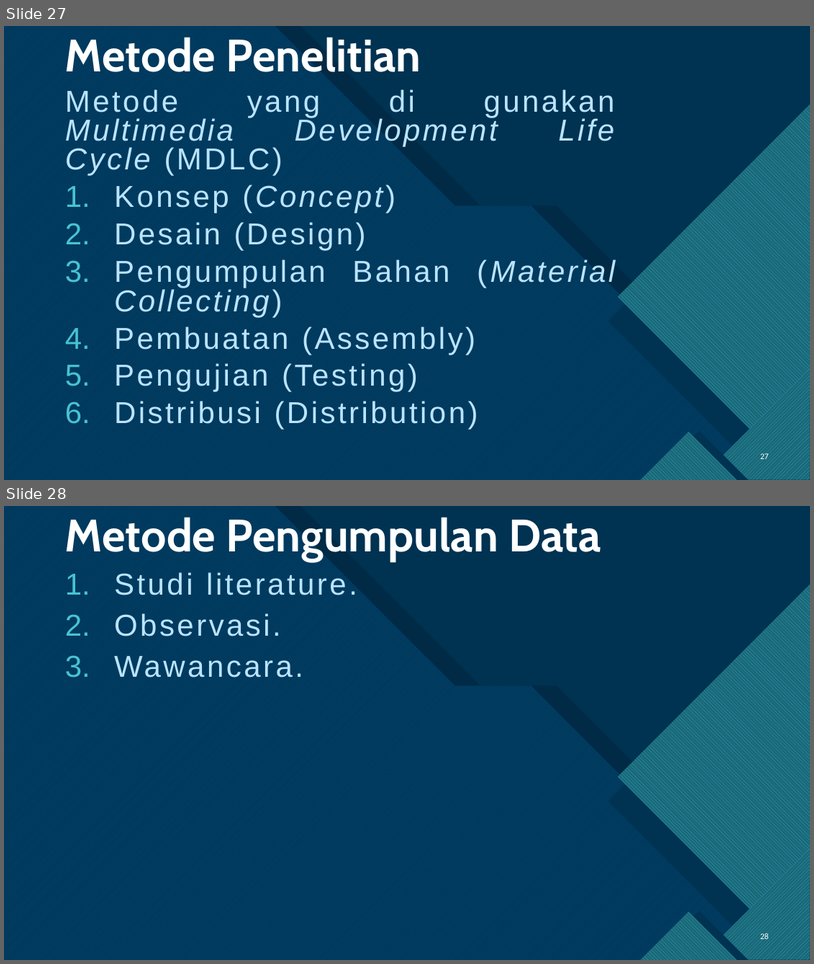
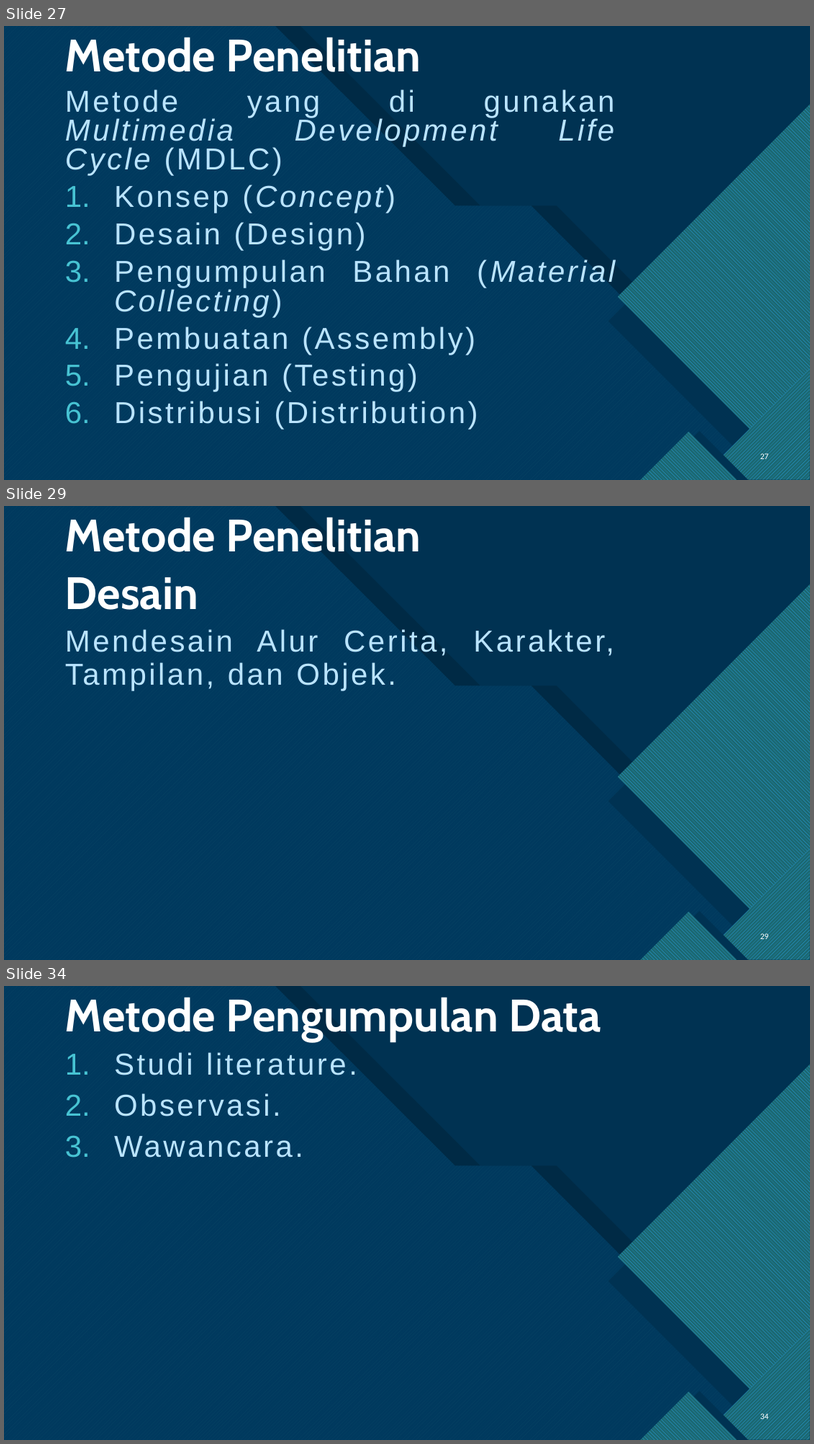
Before and after one commit to AggiaBintangRH/Skripsi, a slide deck: GAME SIMULASI KERJA PRAKTEK MAHASISWA FAKULTAS TEKNOLOGI INFORMASI.pptx. Shown one above the other, each under a label of ours: slides 27 and 28 before the commit, slides 27, 29 and 34 after it; the slides between them are not shown. The pictures are 814x964 and 814x1444 pixels, drawn with LibreOffice and Linux fonts; fonts in the diff are those of the drawing. Boxes give left, top, right and bottom in pixels: in the first picture for what was removed or moved away, otherwise in the second. Text is boxed around its words. In the diff, an @@ line names an element or a change of style, - is before the commit and + after.

```diff
--- a/GAME SIMULASI KERJA PRAKTEK MAHASISWA FAKULTAS TEKNOLOGI INFORMASI.pptx
+++ b/GAME SIMULASI KERJA PRAKTEK MAHASISWA FAKULTAS TEKNOLOGI INFORMASI.pptx
@@ slide 29 added at <box>4,506,810,960</box>, background #FFFFFF; not listed: 19 template elements that a slide beside it also shows @@
@@ title added at <box>65,517,422,552</box>, 54 pt, text #FFFFFF, bold @@
+Metode Penelitian
@@ text added at <box>65,577,198,610</box>, 54 pt, text #FFFFFF, bold @@
+Desain
@@ text added at <box>65,629,615,690</box>, 36 pt, text #BAE4FF @@
+Mendesain Alur Cerita, Karakter, Tampilan, dan Objek.
@@ page number added at <box>761,933,769,939</box>, 10 pt, text #FFFFFF @@
+29
@@ what was slide 28 is now slide 34 @@
@@ page number at <box>761,1413,769,1421</box>: text changed @@
-28
+34
```
Also in this commit, not shown: 3 slides changed, 5 other slides added.
